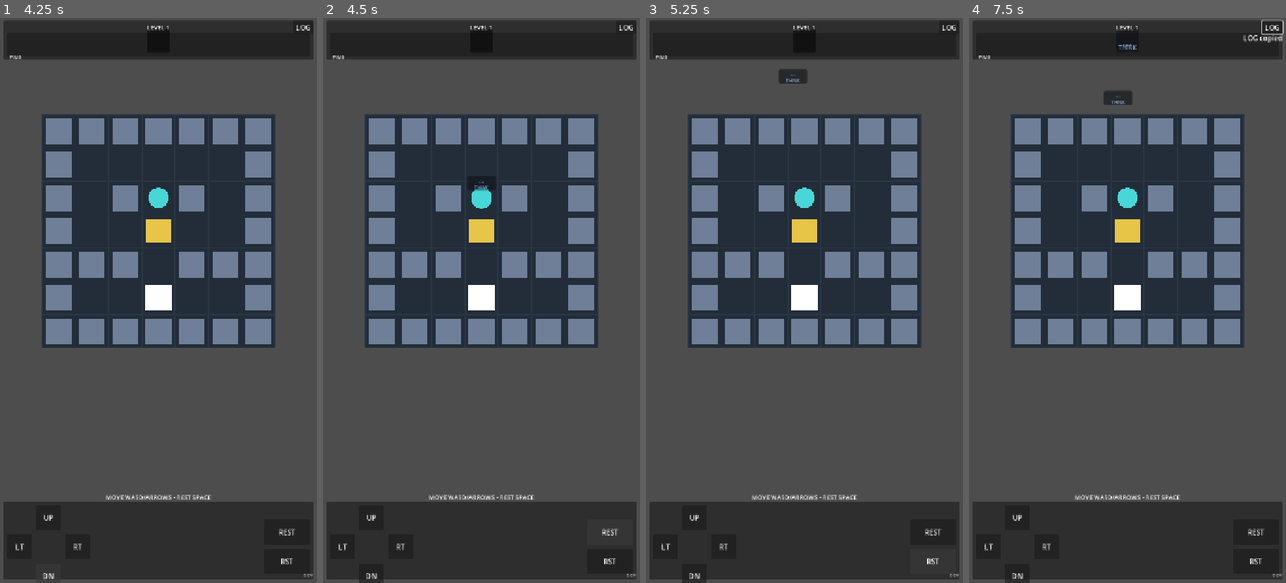
Above: before the commit, frames 1-4 (left to right).
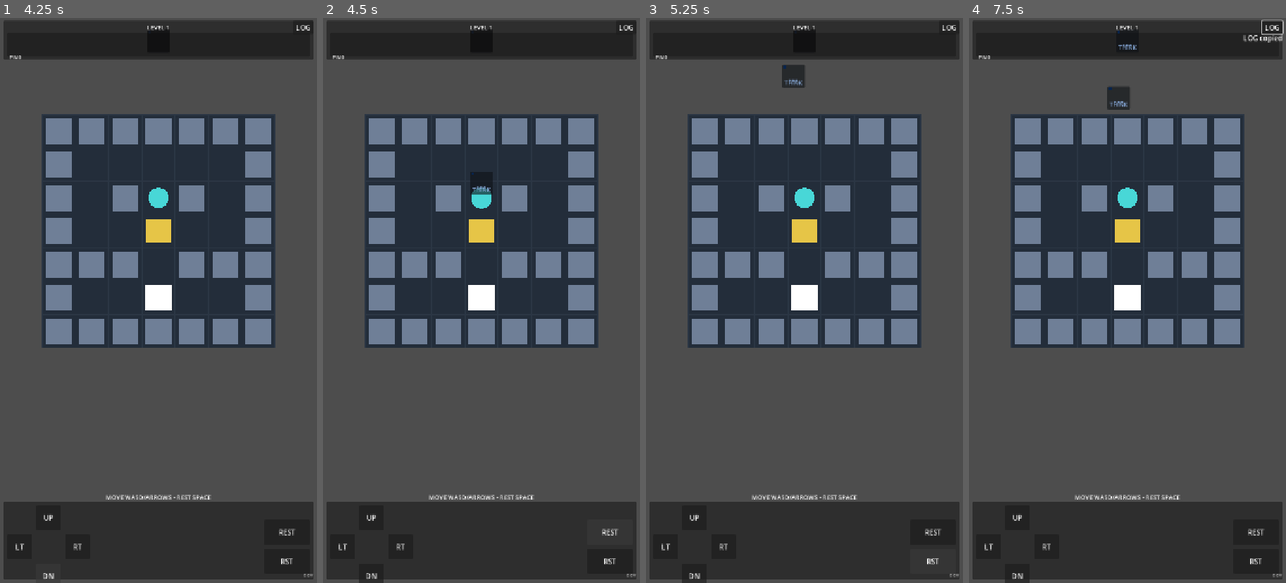
Above: after the commit, the same moments.

Repository: hszqf/Scatterbrain
Game: Godot game, scene res://scenes/app/App.tscn
The game is run twice, just before and just after one commit, with the same random seed, the same clock (stepped at 60 frames per second) and the same inputs.
Inputs (mouse positions are in pixels of both pictures, inside the frame that each line leads up to):
- Up to frame 1 (4.25 s): click "Start Game" at 0.5 s; click "UP" at 1.25 s; click "LT" at 2 s; click "RT" at 2.75 s; click "DN" at 3.5 s
- Up to frame 2 (4.5 s): click "REST" at 4.25 s
- Up to frame 3 (5.25 s): click "RST" at 5 s
- Up to frame 4 (7.5 s): click "LOG" at 5.75 s; move the mouse to (1197, 272) at 6.52 s; hold Right (move_right) 6.53-7.25 s; tap Space (empty_change) at 6.6 s; click (1197, 272) at 6.67 s; tap Enter at 7.25 s; drag from (1064, 328) to (1111, 413) at 7.27 s

Frame 1 is identical in both runs. In frame 2, less than 0.1% of the frame differs, in the area x 45-55%, y 27-32%; in frame 3, 0.2%, in the area x 41-51%, y 8-13%; in frame 4, 0.2%.

Commit message:
Match incoming memory badge size with queue slots

Diff:
--- a/scripts/core/world_compiler.gd
+++ b/scripts/core/world_compiler.gd
@@ -92,6 +92,7 @@
 			if generated_after_entry.is_empty():
 				continue
 
+			var before_queue_update_entries: Array[ChangeRecord] = queue_entries.duplicate()
 			for generated: ChangeRecord in generated_after_entry:
 				if _has_same_change(queue_entries, generated):
 					continue
@@ -120,7 +121,8 @@
 				"pass_index": pass_index,
 				"generated_changes": generated_this_pass.duplicate(),
 				"evicted_changes": evicted_changes.duplicate(),
-				"before_queue_entries": before_normalize_queue_entries,
+				"before_queue_entries": before_queue_update_entries,
+				"before_normalize_queue_entries": before_normalize_queue_entries,
 				"after_queue_entries": after_normalize_queue_entries,
 			})
 			replay_trace.append({
--- a/scripts/game/memory_queue_view.gd
+++ b/scripts/game/memory_queue_view.gd
@@ -469,34 +469,11 @@
 
 
 func _build_incoming_badge(change: ChangeRecord) -> Control:
-	var badge := Panel.new()
+	var badge: Panel = _build_slot(change)
 	badge.mouse_filter = Control.MOUSE_FILTER_IGNORE
-	badge.custom_minimum_size = Vector2(maxf(incoming_fx_size * 4.6, 44.0), maxf(incoming_fx_size * 2.3, 24.0))
+	badge.custom_minimum_size = Vector2(52, 52)
 	badge.size = badge.custom_minimum_size
 	badge.pivot_offset = badge.size * 0.5
-	badge.modulate = _slot_color(change)
-	var vbox := VBoxContainer.new()
-	vbox.anchor_right = 1.0
-	vbox.anchor_bottom = 1.0
-	vbox.offset_left = 4.0
-	vbox.offset_top = 1.0
-	vbox.offset_right = -4.0
-	vbox.offset_bottom = -1.0
-	vbox.alignment = BoxContainer.ALIGNMENT_CENTER
-	vbox.add_theme_constant_override("separation", 0)
-	badge.add_child(vbox)
-
-	var subject := Label.new()
-	subject.horizontal_alignment = HORIZONTAL_ALIGNMENT_CENTER
-	subject.add_theme_font_size_override("font_size", 13)
-	subject.text = _slot_object_symbol(change)
-	vbox.add_child(subject)
-
-	var action := Label.new()
-	action.horizontal_alignment = HORIZONTAL_ALIGNMENT_CENTER
-	action.add_theme_font_size_override("font_size", 10)
-	action.text = _incoming_action_text(change)
-	vbox.add_child(action)
 	return badge
 
 
